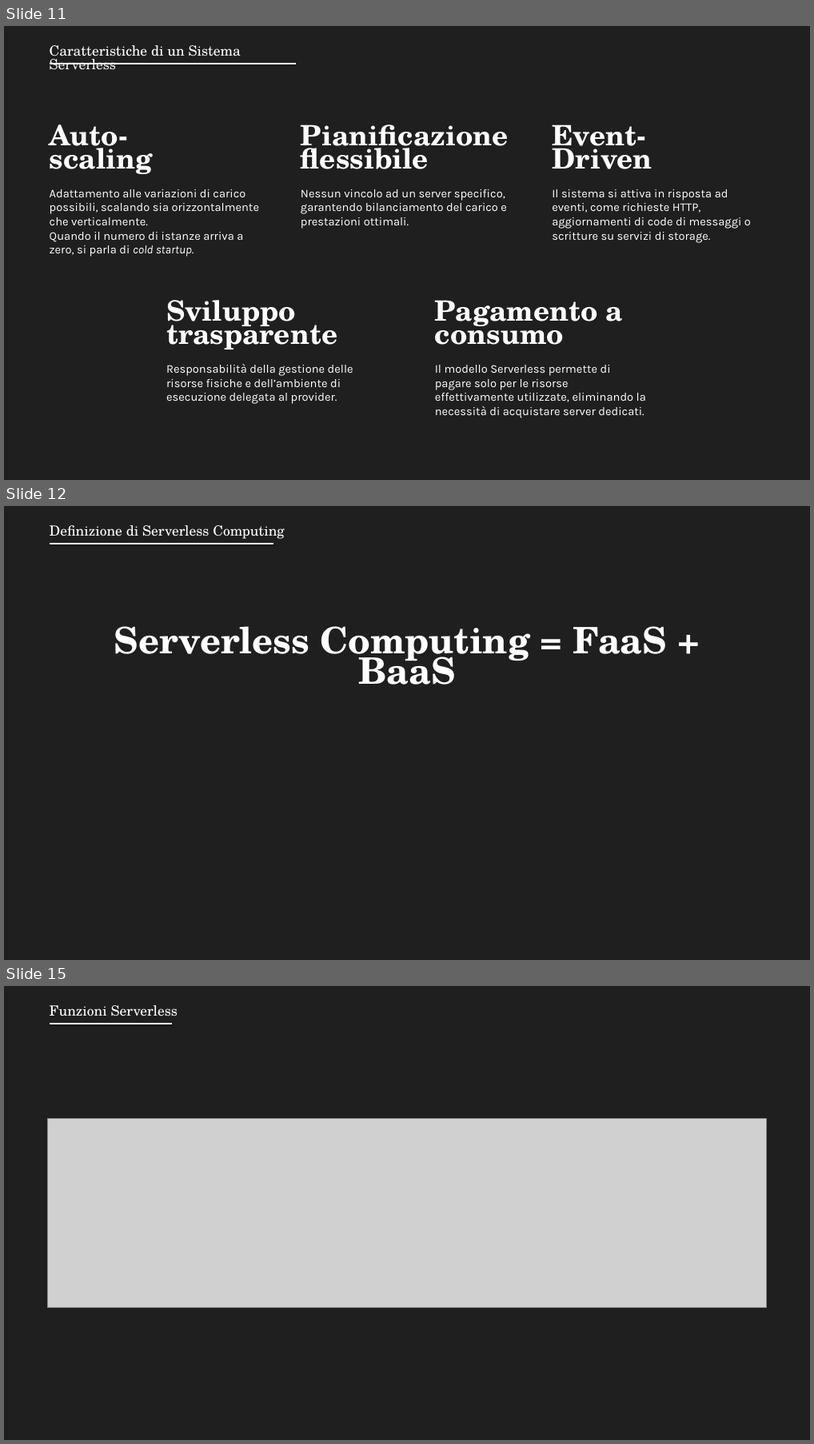
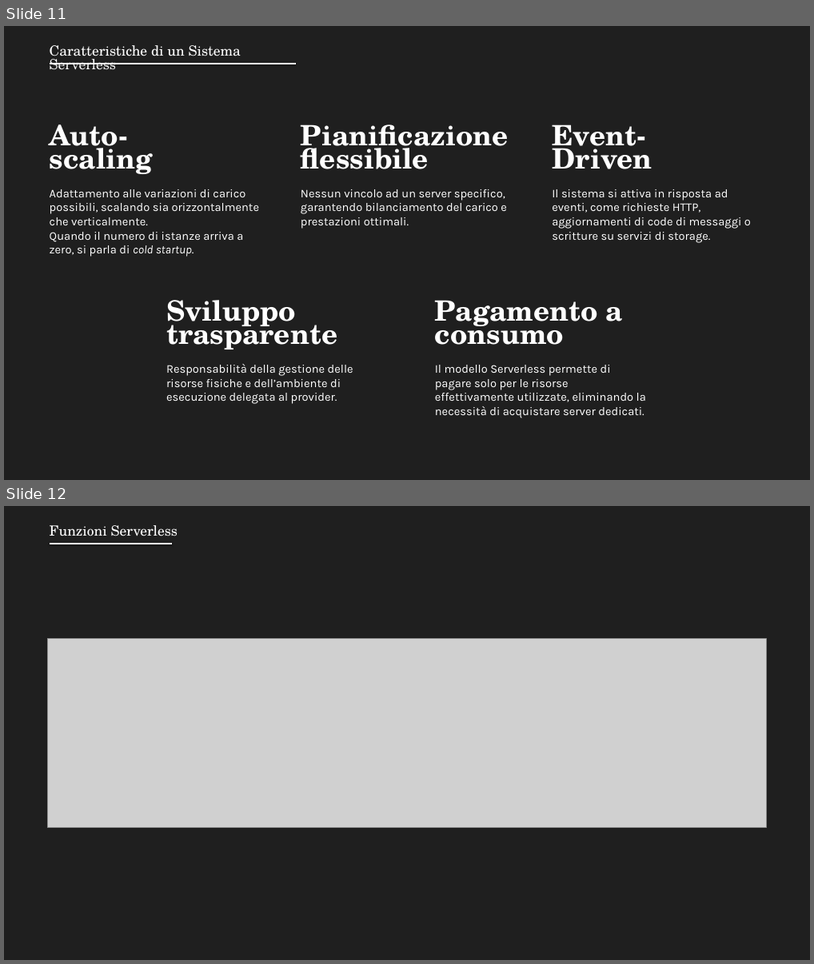
Before and after one commit to DavideDeRosa/tesi_ipim, a slide deck: presentazione/presentazione.pptx. Shown one above the other, each under a label of ours: slides 11, 12 and 15 before the commit, slides 11 and 12 after it; the slides between them are not shown. The pictures are 814x1444 and 814x964 pixels, drawn with LibreOffice and Linux fonts; fonts in the diff are those of the drawing; grey boxes stand for pictures. Boxes give left, top, right and bottom in pixels: in the first picture for what was removed or moved away, otherwise in the second. Text is boxed around its words. In the diff, an @@ line names an element or a change of style, - is before the commit and + after.

```diff
--- a/presentazione/presentazione.pptx
+++ b/presentazione/presentazione.pptx
@@ slide 12 removed at (4,506,810,960), background #1F1F1F @@
@@ text removed at (50,525,284,539) @@
-Definizione di Serverless Computing
@@ line removed from (49, 544) to (274, 544) @@
@@ text removed at (114,626,667,684) @@
-Serverless Computing = FaaS + BaaS
@@ what was slide 15 is now slide 12 @@
```
Also in this commit, not shown: 2 other slides removed, 7 other files.
